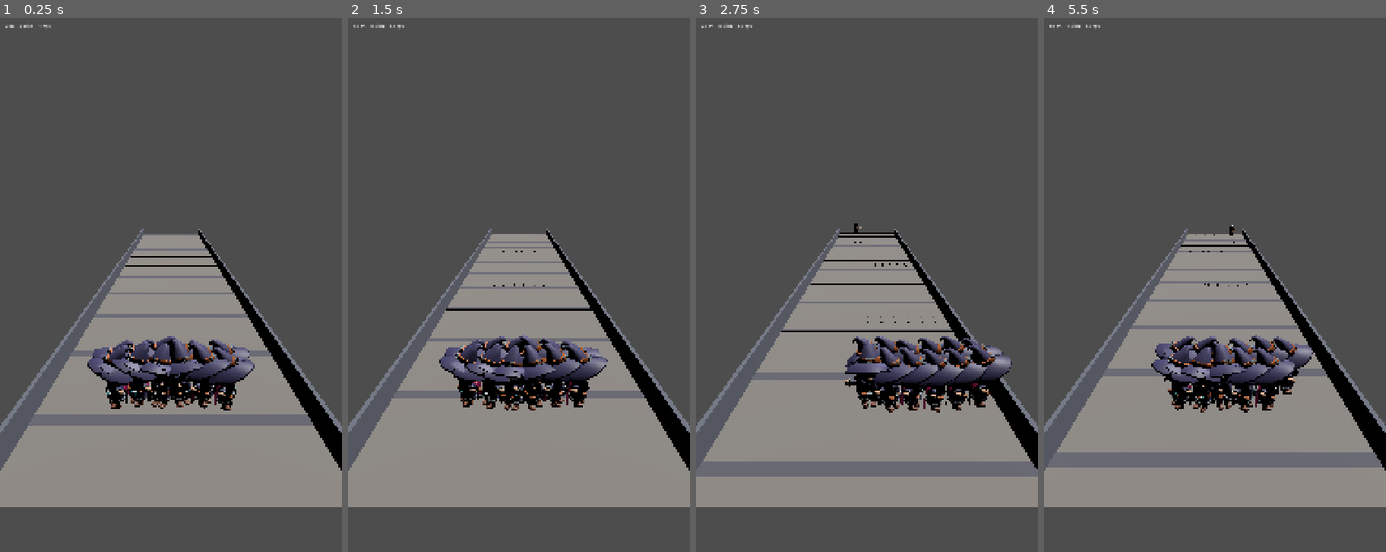
Above: before the commit, frames 1-4 (left to right).
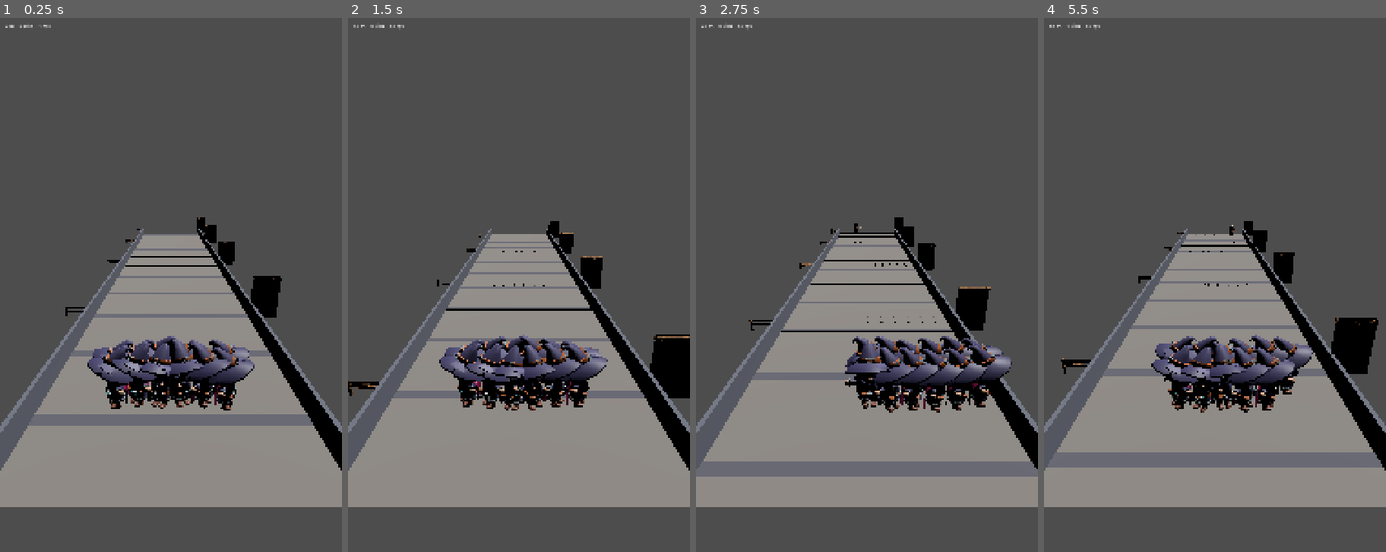
Above: after the commit, the same moments.

Repository: aslamfq/Jebon
Game: Godot game, scene res://scenes/game.tscn
Two runs of this game, one before a commit and one after it. Both use one fixed random seed, a clock stepped at 60 frames per second and the inputs below.
Inputs (mouse positions are in pixels of both pictures, inside the frame that each line leads up to):
- Up to frame 1 (0.25 s): no input
- Up to frame 2 (1.5 s): tap Enter at 0.5 s; move the mouse to (594, 290) at 0.52 s; hold Shift 0.53-1.25 s; click (594, 290) at 0.67 s; tap Space at 0.77 s; drag from (450, 354) to (501, 445) at 1.27 s
- Up to frame 3 (2.75 s): move the mouse to (901, 188) at 2.02 s; tap Ctrl at 2.1 s; click (901, 188) at 2.17 s
- Up to frame 4 (5.5 s): drag from (1197, 445) to (1112, 231) at 2.77 s; move the mouse to (1317, 413) at 3.52 s; tap 1 at 3.6 s; click (1317, 413) at 3.67 s; tap Space at 3.77 s; drag from (1112, 231) to (1163, 167) at 4.27 s; move the mouse to (1232, 322) at 5.02 s; tap 3 at 5.1 s; click (1232, 322) at 5.17 s

The runs differ from the first frame. In frame 1, 1.0% of the frame differs, in the area x 19-83%, y 37-57%; in frame 2, 2.0%, in the area x 0-100%, y 38-72%; in frame 3, 1.2%; in frame 4, 1.8%.

Commit message:
feat: dress the corridor with scrolling village scenery

Diff:
--- a/scenes/game.tscn
+++ b/scenes/game.tscn
@@ -6,6 +6,8 @@
 [ext_resource type="Script" path="res://scripts/views/projectile_view.gd" id="4_projectile_view"]
 [ext_resource type="PackedScene" path="res://assets/kaykit_adventurers/Mage.glb" id="5_mage"]
 [ext_resource type="PackedScene" path="res://assets/kaykit_skeletons/Skeleton_Minion.glb" id="6_skeleton_minion"]
+[ext_resource type="PackedScene" path="res://assets/medieval_village/Wall_Plaster_Straight.gltf" id="7_wall"]
+[ext_resource type="PackedScene" path="res://assets/medieval_village/Prop_WoodenFence_Single.gltf" id="8_fence"]
 
 [node name="Game" type="Node3D"]
 script = ExtResource("1_game")
@@ -21,6 +23,8 @@
 
 [node name="CorridorView" type="Node3D" parent="."]
 script = ExtResource("2_corridor_view")
+wall_prop = ExtResource("7_wall")
+fence_prop = ExtResource("8_fence")
 
 [node name="UnitsView" type="MultiMeshInstance3D" parent="."]
 script = ExtResource("3_units_view")
--- a/scripts/views/corridor_view.gd
+++ b/scripts/views/corridor_view.gd
@@ -2,8 +2,15 @@
 
 const WALL_HEIGHT := 1.2
 const STRIPE_DEPTH := 0.6
+const SCENERY_STRIDE := 3
+const SCENERY_MARGIN := 1.0
+
+@export var wall_prop: PackedScene
+@export var fence_prop: PackedScene
 
 var _stripes: Array[MeshInstance3D] = []
+var _walls: Array[MeshInstance3D] = []
+var _fences: Array[MeshInstance3D] = []
 
 func _ready() -> void:
     _add_ground()
@@ -17,6 +24,32 @@
         var pos := stripe.position
         pos.z = runner.markers[i]
         stripe.position = pos
+    _render_scenery(runner)
+
+func _render_scenery(runner: TrackRunner) -> void:
+    var n := runner.markers.size() / SCENERY_STRIDE
+    _ensure_scenery(n)
+    for i in n:
+        var z := runner.markers[i * SCENERY_STRIDE]
+        var left := _walls[i].position
+        left.z = z
+        _walls[i].position = left
+        var right := _fences[i].position
+        right.z = z
+        _fences[i].position = right
+
+func _ensure_scenery(n: int) -> void:
+    while _walls.size() < n:
+        _walls.append(_spawn_prop(wall_prop, -(Corridor.HALF_WIDTH + SCENERY_MARGIN)))
+        _fences.append(_spawn_prop(fence_prop, Corridor.HALF_WIDTH + SCENERY_MARGIN))
+
+func _spawn_prop(scene: PackedScene, x: float) -> MeshInstance3D:
+    var mesh := MeshExtract.from_scene(scene)
+    var instance := MeshInstance3D.new()
+    instance.mesh = mesh
+    instance.position = Vector3(x, 0, 0)
+    add_child(instance)
+    return instance
 
 func _ensure_stripes(n: int) -> void:
     while _stripes.size() < n:
Not shown, added: assets/medieval_village/Prop_WoodenFence_Single.gltf.import
Not shown, added: assets/medieval_village/T_Plaster_BaseColor.png.import
Not shown, added: assets/medieval_village/T_Plaster_Normal.png.import
Not shown, added: assets/medieval_village/T_Plaster_ORM.png.import
Not shown, added: assets/medieval_village/T_WoodTrim_BaseColor.png.import
Not shown, added: assets/medieval_village/T_WoodTrim_Normal.png.import
Not shown, added: assets/medieval_village/T_WoodTrim_Roughness.png.import
Not shown, added: assets/medieval_village/Wall_Plaster_Straight.gltf.import
Not shown: 1 places in scenes/game.tscn that only renumber resources
